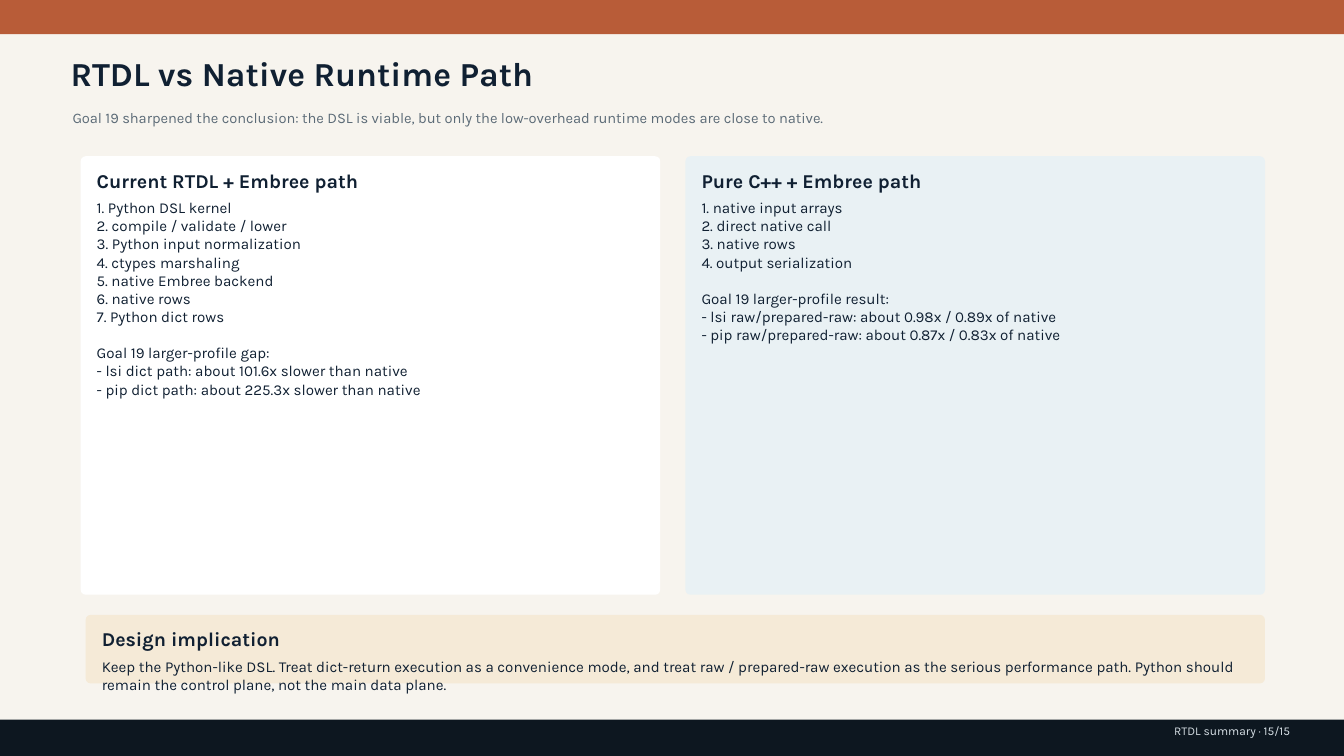
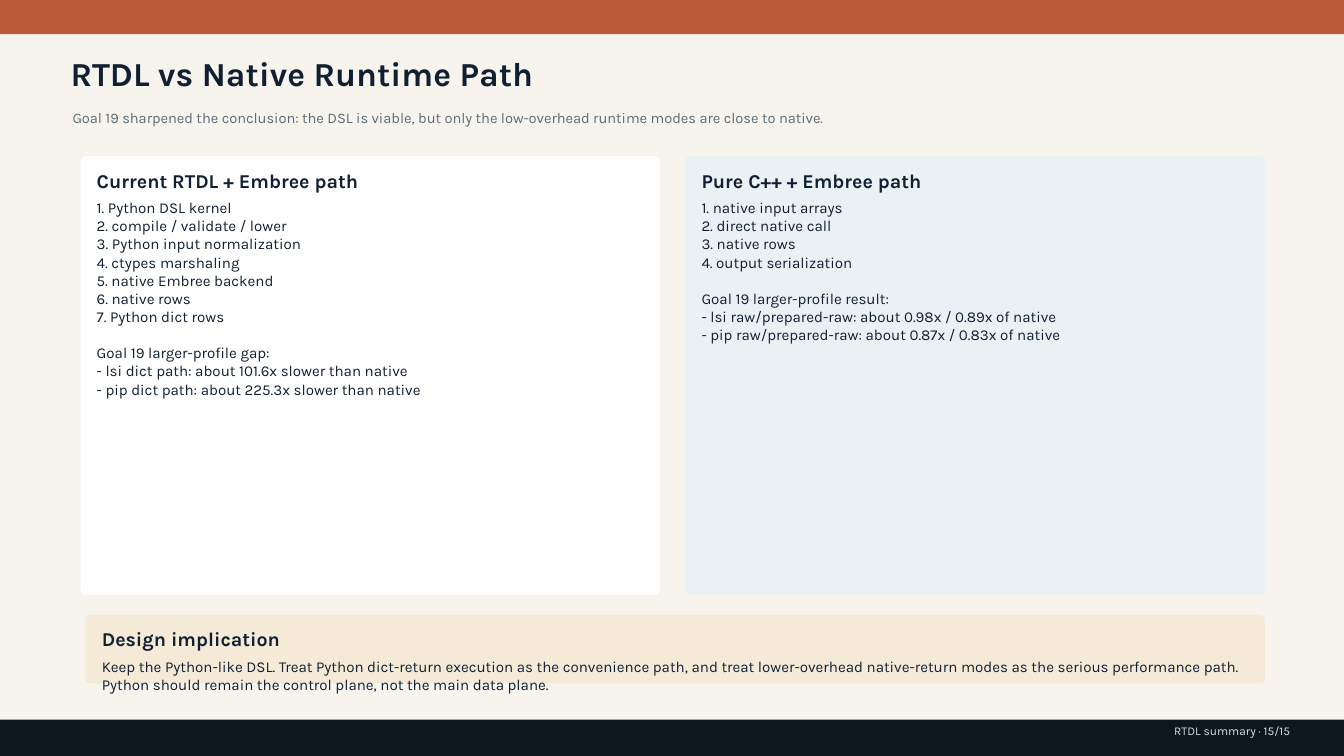
Before and after one commit to rubaolee/rtdl, a slide deck: slide 15 of rtdl_status_summary.pptx. Drawn at 1344x756 pixels with LibreOffice and Linux fonts; fonts in the diff are those of the drawing. Boxes give left, top, right and bottom in pixels: in the first picture for what was removed or moved away, otherwise in the second. Text is boxed around its words. In the diff, an @@ line names an element or a change of style, - is before the commit and + after.

```diff
--- a/rtdl_status_summary.pptx
+++ b/rtdl_status_summary.pptx
@@ text at [102,661,1239,694]: text changed @@
-Keep the Python-like DSL. Treat dict-return execution as a convenience mode, and treat raw / prepared-raw execution as the serious performance path. Python should remain the control plane, not the main data plane.
+Keep the Python-like DSL. Treat Python dict-return execution as the convenience path, and treat lower-overhead native-return modes as the serious performance path. Python should remain the control plane, not the main data plane.
```
Also in this commit, not shown: 7 other slides changed, 54 other files.
